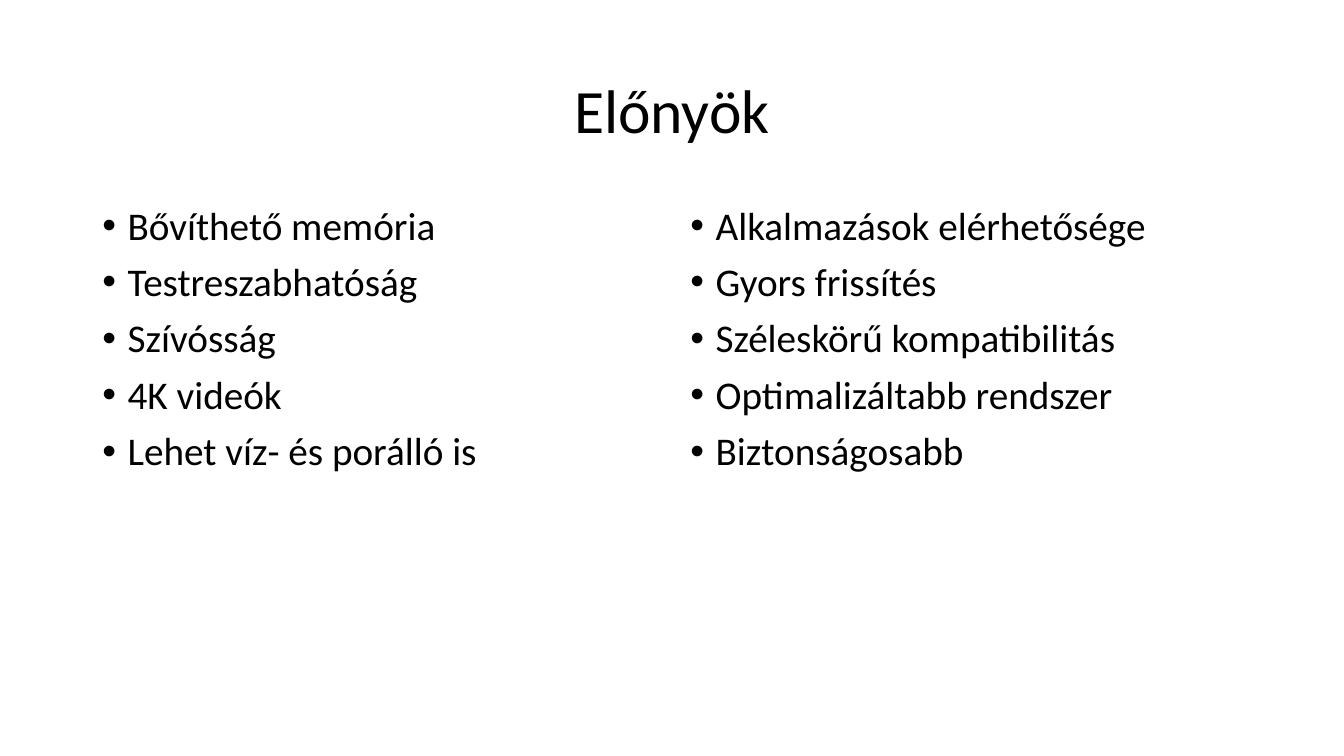
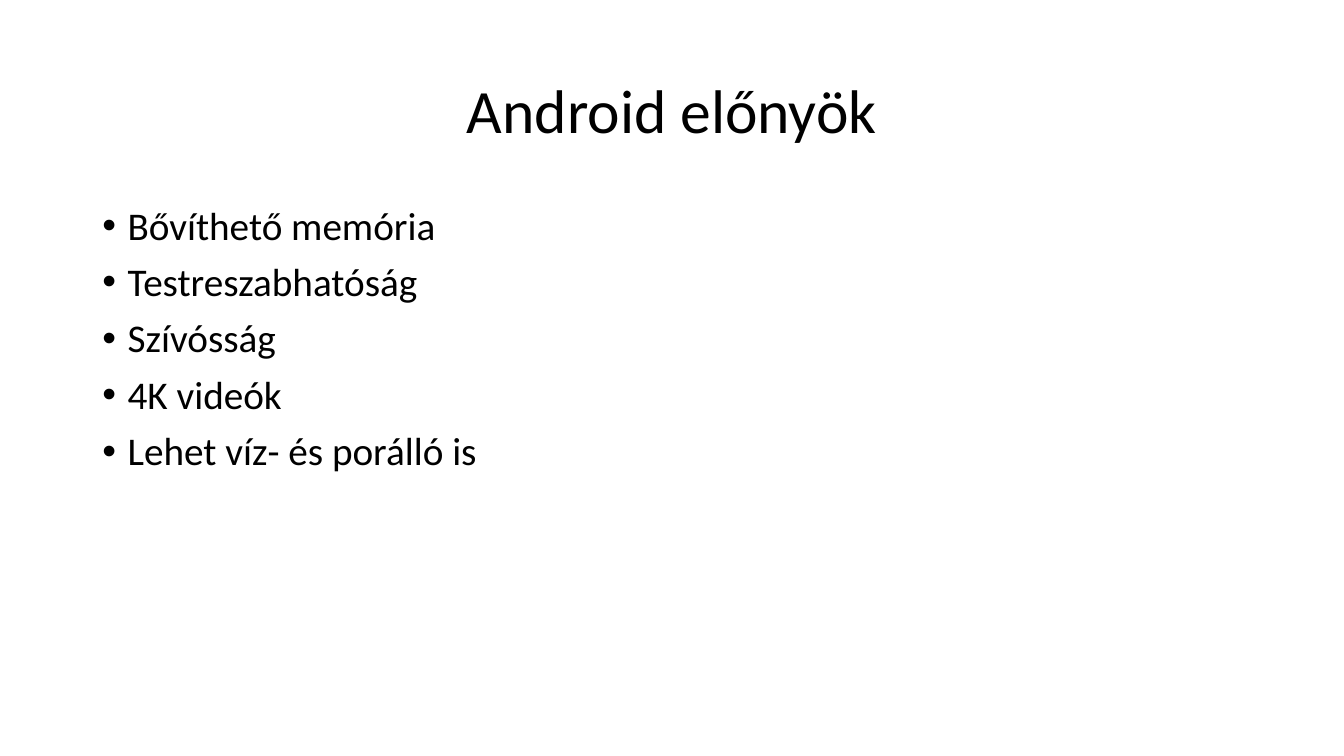
Before and after one commit to RafaelAlex123/ikt-szakmai-ppt, a slide deck: slide 3 of ikt powerpoint.pptx. Drawn at 1344x756 pixels with LibreOffice and Linux fonts; fonts in the diff are those of the drawing. Boxes give left, top, right and bottom in pixels: in the first picture for what was removed or moved away, otherwise in the second. Text is boxed around its words. In the diff, an @@ line names an element or a change of style, - is before the commit and + after.

```diff
--- a/ikt powerpoint.pptx
+++ b/ikt powerpoint.pptx
@@ title at (467, 90, 876, 143): text changed @@
-Előnyök
+Android előnyök
@@ text removed at (716, 212, 1145, 472) @@
-• Alkalmazások elérhetősége
-• Gyors frissítés
-• Széleskörű kompatibilitás
-• Optimalizáltabb rendszer
-• Biztonságosabb
```
Also in this commit, not shown: 3 other slides changed, 4 slides added, 2 slides removed.
